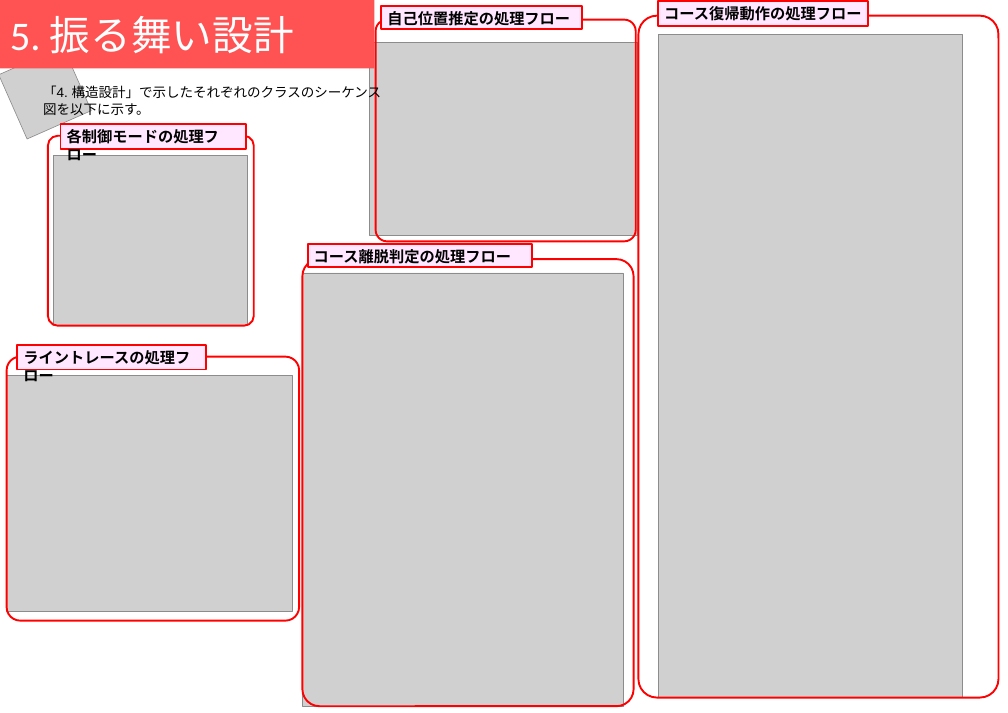
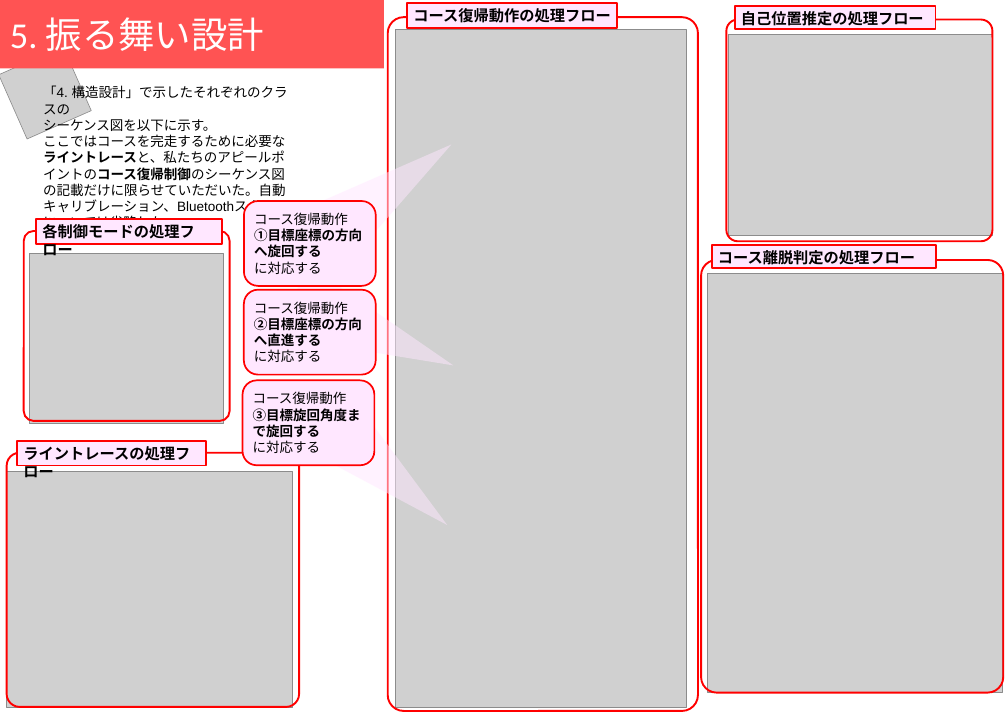
Before and after one commit to Yamacho9/MsBBProject, a slide deck: slide 5 of モデル提出用/モデル_馬場案.pptx. Drawn at 1008x713 pixels with LibreOffice and Linux fonts; fonts in the diff are those of the drawing; grey boxes stand for pictures. Boxes give left, top, right and bottom in pixels: in the first picture for what was removed or moved away, otherwise in the second. Text is boxed around its words. In the diff, an @@ line names an element or a change of style, - is before the commit and + after.

```diff
--- a/モデル提出用/モデル_馬場案.pptx
+++ b/モデル提出用/モデル_馬場案.pptx
@@ title "5. 振る舞い設計" resized from (x1=0, y1=0, x2=374, y2=68) to (x1=0, y1=0, x2=384, y2=68) @@
@@ title "5. 振る舞い設計" at (x1=0, y1=0, x2=384, y2=68): size 48 to 43 pt @@
@@ rounded rectangle resized from (x1=638, y1=16, x2=999, y2=698) to (x1=388, y1=17, x2=698, y2=711) @@
@@ rectangle "コース復帰動作の処理フロー" moved from (x1=658, y1=1, x2=868, y2=26) to (x1=407, y1=3, x2=617, y2=27) @@
@@ rounded rectangle resized from (x1=376, y1=20, x2=636, y2=241) to (x1=727, y1=20, x2=993, y2=241) @@
@@ rectangle "自己位置推定の処理フロー" moved from (x1=381, y1=6, x2=582, y2=29) to (x1=735, y1=6, x2=935, y2=29) @@
@@ picture removed at (x1=370, y1=42, x2=637, y2=235) @@
@@ picture added at (x1=396, y1=30, x2=687, y2=707) @@
@@ picture removed at (x1=658, y1=34, x2=962, y2=698) @@
@@ picture added at (x1=729, y1=34, x2=993, y2=235) @@
@@ text at (x1=43, y1=84, x2=288, y2=232): text changed @@
-「4. 構造設計」で示したそれぞれのクラスのシーケンス
-図を以下に示す。
+「4. 構造設計」で示したそれぞれのクラスの
+シーケンス図を以下に示す。
+ここではコースを完走するために必要なライントレースと、私たちのアピールポイントのコース復帰制御のシーケンス図の記載だけに限らせていただいた。自動キャリブレーション、Bluetoothスタートについては省略した。
@@ triangle added at (x1=289, y1=113, x2=475, y2=278), fill #FFE7FF at 50% opacity @@
@@ rounded rectangle added at (x1=244, y1=201, x2=376, y2=286), fill #FFE7FF, outline #FF0000 2 pt, 16 pt, text #000000, bold @@
+コース復帰動作
+①目標座標の方向へ旋回する
+に対応する
@@ rounded rectangle moved from (x1=48, y1=136, x2=254, y2=326) to (x1=24, y1=231, x2=230, y2=421) @@
@@ rectangle "各制御モードの処理フロー" moved from (x1=60, y1=124, x2=246, y2=148) to (x1=37, y1=220, x2=222, y2=244) @@
@@ picture moved from (x1=54, y1=155, x2=248, y2=326) to (x1=29, y1=253, x2=223, y2=423) @@
@@ triangle added at (x1=278, y1=264, x2=468, y2=400), fill #FFE7FF at 50% opacity @@
@@ rounded rectangle resized from (x1=302, y1=259, x2=634, y2=706) to (x1=701, y1=260, x2=1004, y2=693) @@
@@ rectangle "コース離脱判定の処理フロー" moved from (x1=308, y1=244, x2=532, y2=267) to (x1=712, y1=245, x2=936, y2=268) @@
@@ rounded rectangle added at (x1=244, y1=290, x2=376, y2=374), fill #FFE7FF, outline #FF0000 2 pt, 16 pt, text #000000, bold @@
+コース復帰動作
+②目標座標の方向へ直進する
+に対応する
@@ picture removed at (x1=302, y1=273, x2=623, y2=706) @@
@@ picture added at (x1=708, y1=273, x2=1003, y2=693) @@
@@ rounded rectangle added at (x1=243, y1=381, x2=374, y2=465), fill #FFE7FF, outline #FF0000 2 pt, 16 pt, text #000000, bold @@
+コース復帰動作
+③目標旋回角度まで旋回する
+に対応する
@@ triangle added at (x1=291, y1=382, x2=474, y2=553), fill #FFE7FF at 50% opacity @@
@@ rectangle "ライントレースの処理フロー" moved from (x1=17, y1=345, x2=206, y2=370) to (x1=17, y1=441, x2=206, y2=465) @@
@@ picture moved from (x1=7, y1=375, x2=293, y2=611) to (x1=7, y1=471, x2=293, y2=707) @@
@@ rounded rectangle resized from (x1=7, y1=357, x2=299, y2=621) to (x1=7, y1=452, x2=299, y2=707) @@
```
Also in this commit, not shown: 4 other slides changed, 2 other files.
